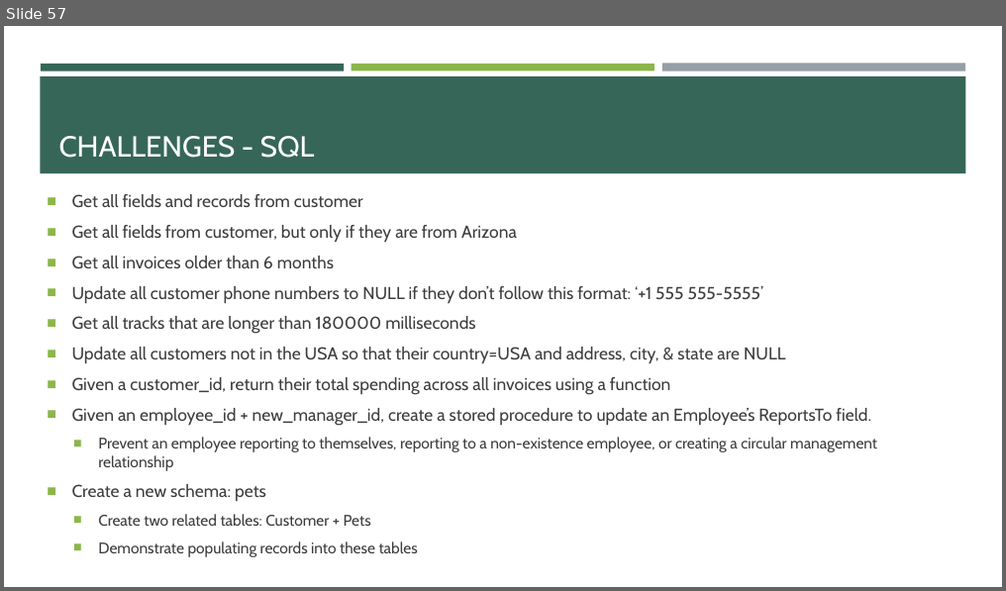
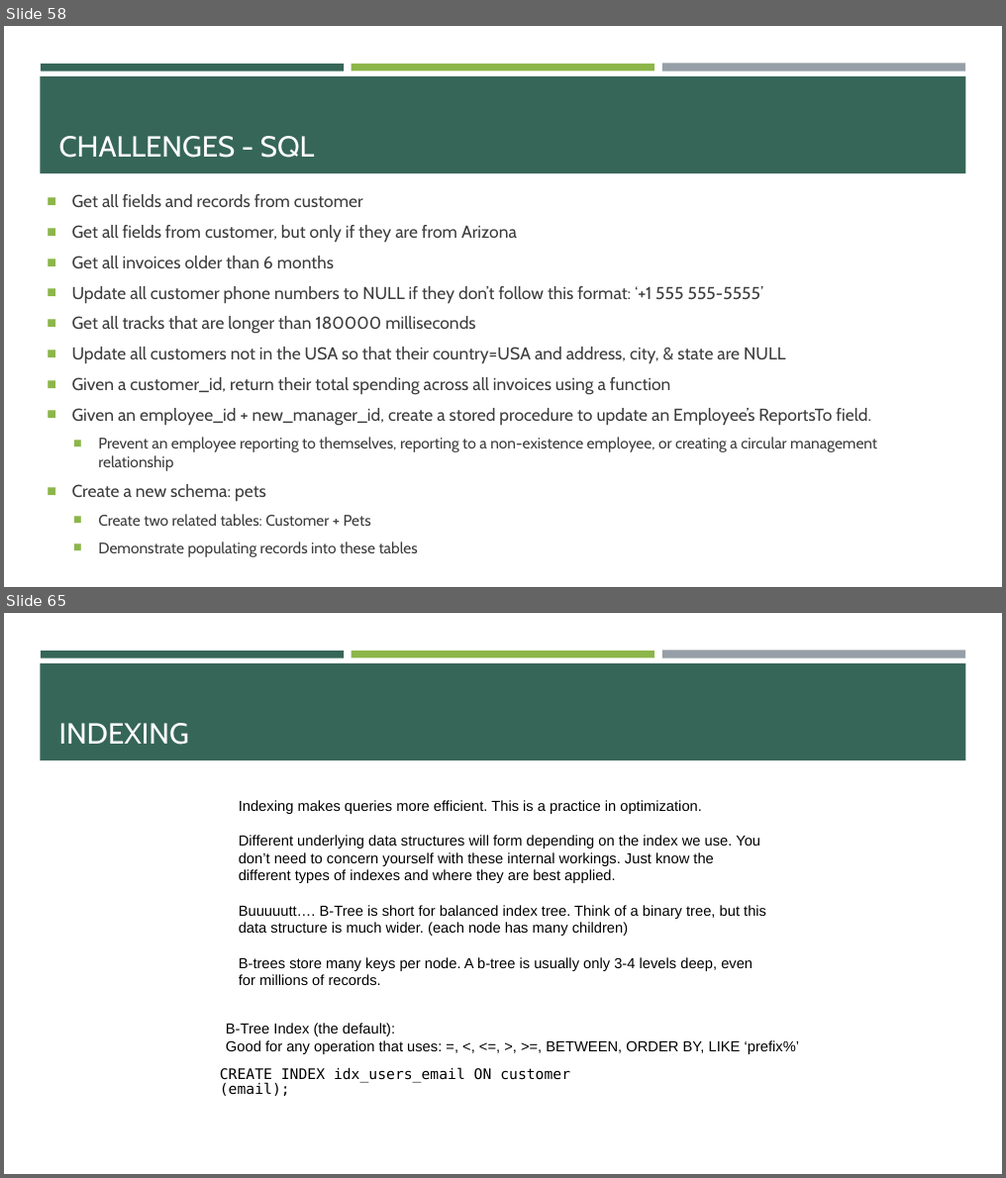
Before and after one commit to e-m-wilson/java-fs, a slide deck: Week_3/SQL_postgres.pptx. Shown one above the other, each under a label of ours: slide 57 before the commit, slides 58 and 65 after it; the slides between them are not shown. The pictures are 1006x591 and 1006x1178 pixels, drawn with LibreOffice and Linux fonts; fonts in the diff are those of the drawing. Boxes give left, top, right and bottom in pixels: in the first picture for what was removed or moved away, otherwise in the second. Text is boxed around its words. In the diff, an @@ line names an element or a change of style, - is before the commit and + after.

```diff
--- a/Week_3/SQL_postgres.pptx
+++ b/Week_3/SQL_postgres.pptx
@@ slide 65 added at [4,613,1002,1174], background #FFFFFF; not listed: 4 template elements that a slide beside it also shows @@
@@ title added at [59,723,189,745], 28 pt, text #FFFFFF @@
+INDEXING
@@ text added at [239,800,766,985], 14 pt, text #000000 @@
+Indexing makes queries more efficient. This is a practice in optimization.
+Different underlying data structures will form depending on the index we use. You don’t need to concern yourself with these internal workings. Just know the different types of indexes and where they are best applied.
+Buuuuutt…. B-Tree is short for balanced index tree. Think of a binary tree, but this data structure is much wider. (each node has many children)
+B-trees store many keys per node. A b-tree is usually only 3-4 levels deep, even for millions of records.
@@ text added at [226,1023,800,1055], 14 pt, text #000000 @@
+B-Tree Index (the default):
+Good for any operation that uses: =, <, <=, >, >=, BETWEEN, ORDER BY, LIKE ‘prefix%’
@@ text added at [220,1067,570,1096], 14 pt, text #000000 @@
+CREATE INDEX idx_users_email ON customer (email);
@@ what was slide 57 is now slide 58 @@
```
Also in this commit, not shown: 5 slides changed, 24 other slides added.
